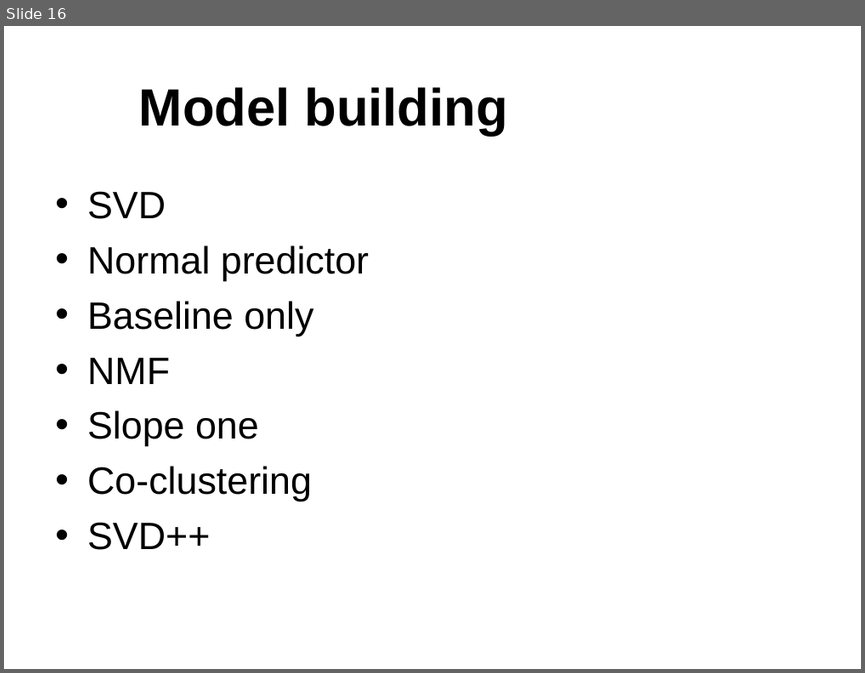
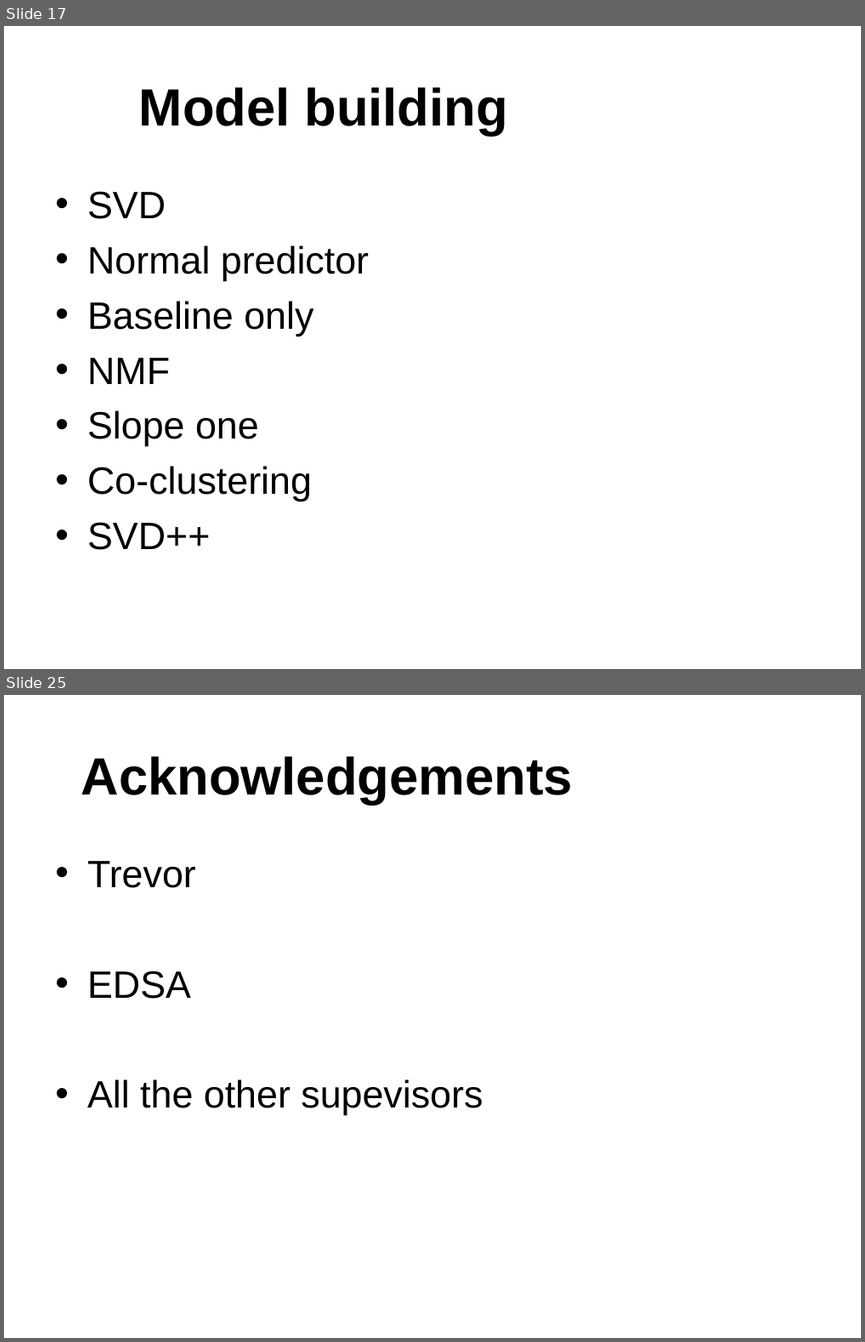
Before and after one commit to marth418/unsupervised-predict-streamlit-template, a slide deck: Team 6 Presentation.ppt. Shown one above the other, each under a label of ours: slide 16 before the commit, slides 17 and 25 after it; the slides between them are not shown. The pictures are 865x673 and 865x1342 pixels, drawn with LibreOffice and Linux fonts; fonts in the diff are those of the drawing; background and template pictures are left out. Boxes give left, top, right and bottom in pixels: in the first picture for what was removed or moved away, otherwise in the second. Text is boxed around its words. In the diff, an @@ line names an element or a change of style, - is before the commit and + after.

```diff
--- a/Team 6 Presentation.ppt
+++ b/Team 6 Presentation.ppt
@@ slide 25 added at bbox=[4, 695, 861, 1338], background picture (left out) @@
@@ title added at bbox=[81, 756, 573, 805], 44 pt, text #000000, bold @@
+Acknowledgements
@@ text added at bbox=[87, 861, 483, 1115], 32 pt, text #000000 @@
+• Trevor
+• EDSA
+• All the other supevisors
@@ what was slide 16 is now slide 17 @@
```
Also in this commit, not shown: 7 slides changed, 8 other slides added, 5 slides removed.
